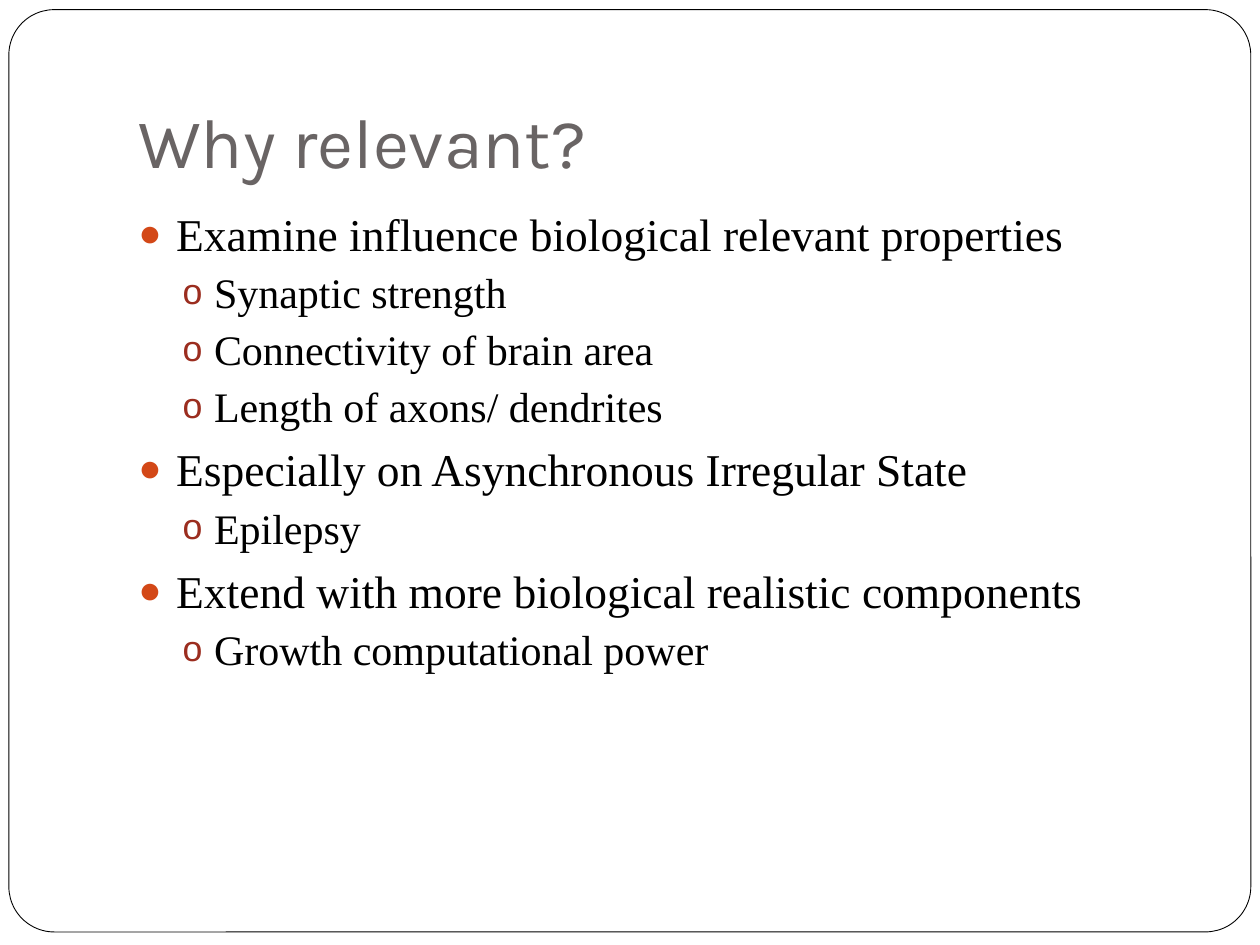
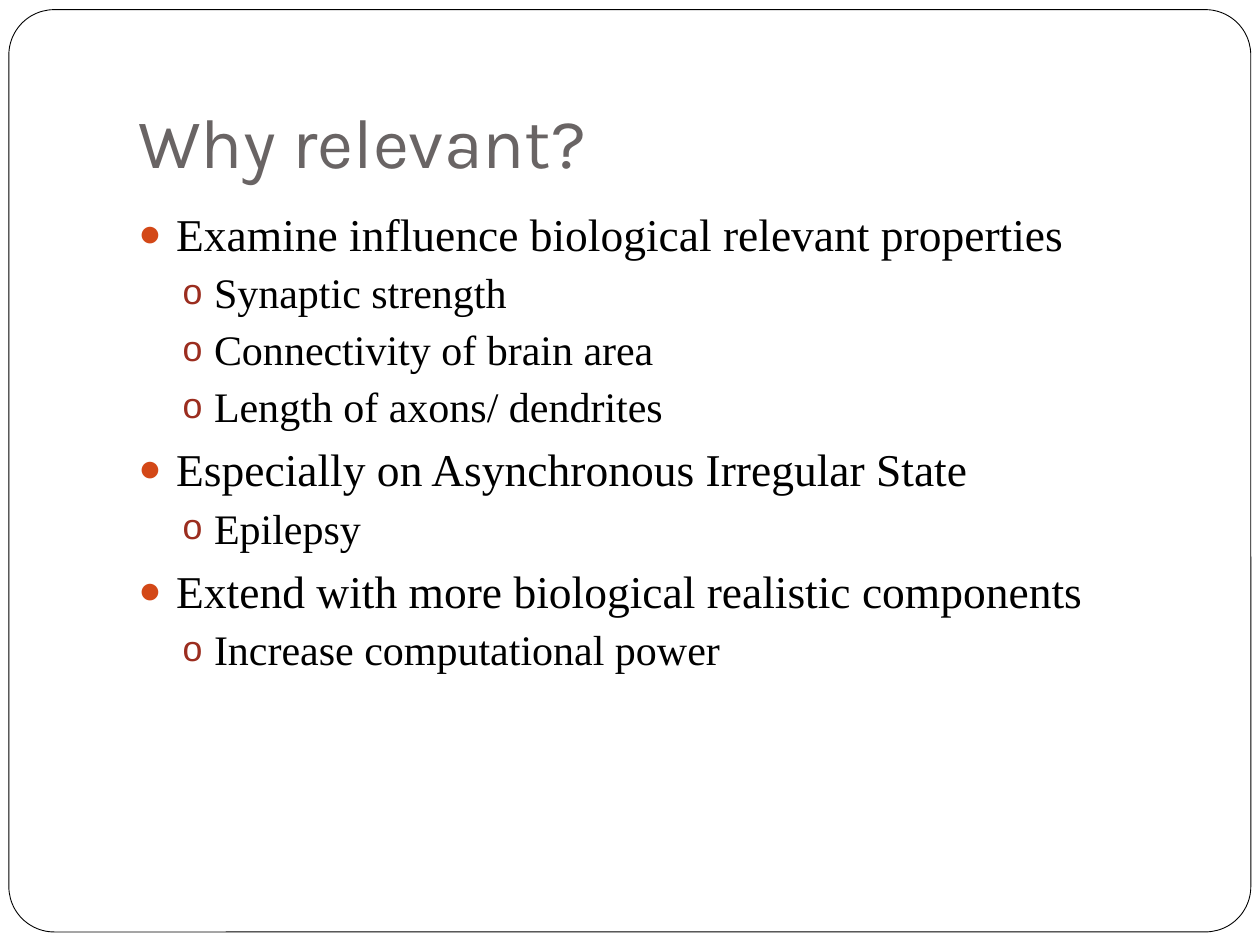
Before and after one commit to jiribrummer/Balanced_network, a slide deck: slide 26 of Final presentation bachelor thesis Jiri Brummer - dynamics of balanced network.pptx (slide 27 before the commit). Drawn at 1260x945 pixels with LibreOffice and Linux fonts; fonts in the diff are those of the drawing. Boxes give left, top, right and bottom in pixels: in the first picture for what was removed or moved away, otherwise in the second. Text is boxed around its words. In the diff, an @@ line names an element or a change of style, - is before the commit and + after.

```diff
--- a/Final presentation bachelor thesis Jiri Brummer - dynamics of balanced network.pptx
+++ b/Final presentation bachelor thesis Jiri Brummer - dynamics of balanced network.pptx
@@ text at [214, 636, 720, 674]: text changed @@
-  o Growth computational power
+  o Increase computational power
```
Also in this commit, not shown: 15 other slides changed, 2 slides added, 11 other files.
